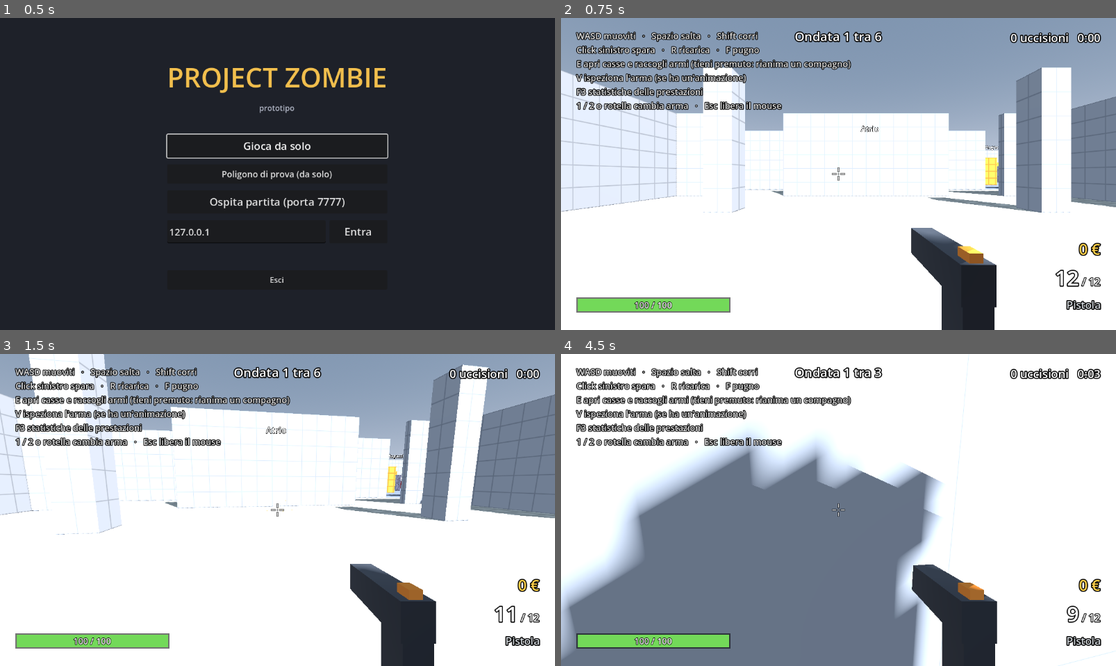
Above: before the commit, frames 1-4 (two rows, left to right).
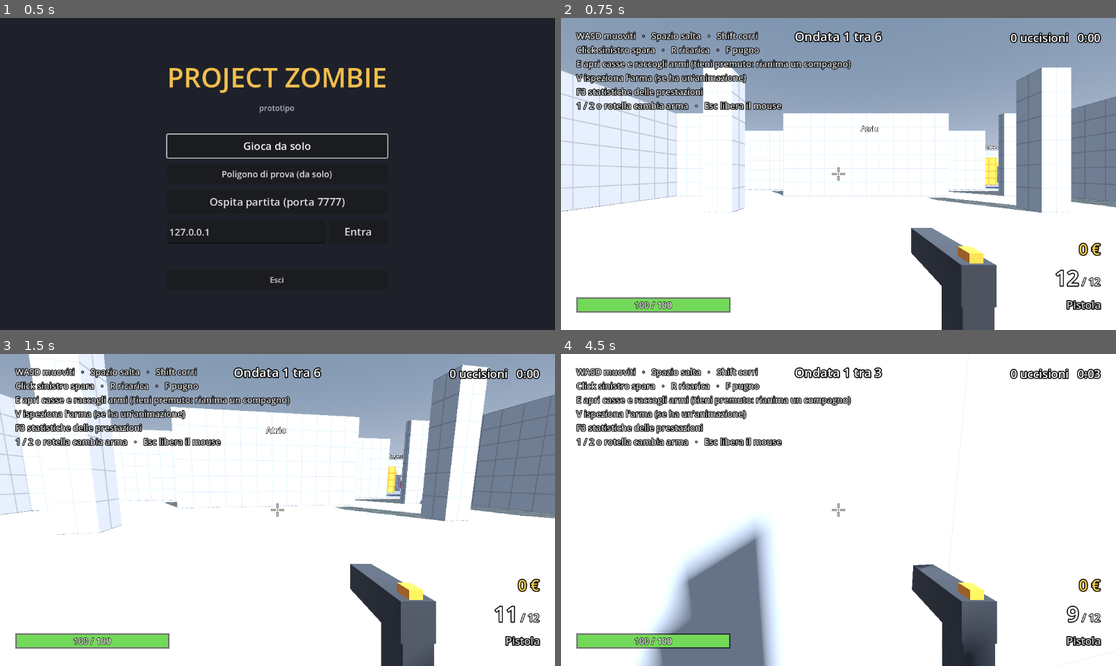
Above: after the commit, the same moments.

Repository: AntoSeguino2018/Project-Zombie
Game: Godot game, scene res://game/ui/main_menu.tscn
Two runs of this game, one before a commit and one after it. Both use one fixed random seed, a clock stepped at 60 frames per second and the inputs below.
Inputs (mouse positions are in pixels of both pictures, inside the frame that each line leads up to):
- Up to frame 1 (0.5 s): no input
- Up to frame 2 (0.75 s): click "Gioca da solo" at 0.5 s
- Up to frame 3 (1.5 s): tap Enter at 1.25 s; move the mouse to (305, 510) at 1.27 s; press the mouse at (305, 510) at 1.28 s; hold W (move_forward) from 1.28 s (still down)
- Up to frame 4 (4.5 s): keep holding W (move_forward); tap Space (jump) at 1.52, 1.82, 2.27, 2.57, 3.05, 3.6, 3.77, 4.07 s; tap F (melee) at 1.55, 2.1 s; move the mouse to (810, 510) at 2.02 s; release the mouse at (810, 510) at 2.03 s; tap Shift (sprint) at 2.3 s; move the mouse to (849, 503) at 2.77 s; hold Shift (sprint) 2.78-3.53 s; move the mouse to (832, 516) at 3.52 s; click (832, 516) at 3.8 s; move the mouse to (877, 513) at 4.27 s; press the mouse at (877, 513) at 4.28 s

Frame 1 is identical in both runs. In frame 2, 1.7% of the frame differs, in the area x 64-79%, y 69-100%; in frame 3, 1.8%; in frame 4, 35%, in the area x 0-79%, y 24-100%.

Commit message:
Personaggio N.1: fase 10, il personaggio in gioco
- Export per Godot (fase10_export.py): mesh valutate e unite in una,
  16 materiali ridotti a uno con una tavolozza in texture (14.974 triangoli,
  1 chiamata di disegno), 9 clip cotte; pugno sinistro a parte
- PlayerModel sceglie la clip dal movimento e dallo stato del giocatore
  (fermo, avanti, scatto, indietro, lati, salto, a terra, rianima) e ne
  scala la velocità, anche per i giocatori remoti
- player.tscn: il modello al posto della capsula, il braccio robotico al
  posto delle scatole del pugno; il colore del giocatore resta sul nome
- test_38 nuovo; net_combat e net_revive controllano le clip
- Scheda e RECAP aggiornati

Co-Authored-By: Claude Opus 5.5 <noreply@anthropic.com>

Diff:
--- /dev/null
+++ b/game/characters/personaggio_n1.tscn
@@ -0,0 +1,10 @@
+[gd_scene format=3]
+
+[ext_resource type="Script" path="res://game/characters/player_model.gd" id="1_script"]
+[ext_resource type="PackedScene" uid="uid://eds4mmbg1w5l" path="res://assets/models/characters/personaggio_n1.glb" id="2_model"]
+
+[node name="PersonaggioN1" type="Node3D"]
+script = ExtResource("1_script")
+
+[node name="Model" parent="." instance=ExtResource("2_model")]
+transform = Transform3D(-1, 0, 0, 0, 1, 0, 0, 0, -1, 0, 0, 0)
--- /dev/null
+++ b/game/characters/player_model.gd
@@ -0,0 +1,137 @@
+class_name PlayerModel
+extends Node3D
+## Modello in terza persona del giocatore (figlio del FpsController): sceglie la
+## clip dallo stato del giocatore (vivo, a terra, morto, mentre rianima) e da
+## come si sposta, e ne regola la velocità.
+##
+## Funziona allo stesso modo per il giocatore locale (di cui si vede solo
+## l'ombra) e per quelli remoti, di cui si conosce solo la posizione: la
+## velocità si ricava dallo spostamento tra un tick di fisica e l'altro.
+## Le clip di movimento sono sul posto e animate a una velocità nominale
+## (NOMINAL_SPEED, dalla scheda del personaggio): si riproducono più veloci o
+## più lente perché i piedi seguano il giocatore.
+
+## Clip che si ripetono; Salto si ferma sull'ultimo fotogramma, in volo.
+const LOOPED: Array[StringName] = [&"Ferma", &"Cammina", &"Corsa", &"Indietro", &"Sinistra",
+		&"Destra", &"ATerra", &"Rianima"]
+## Velocità a cui è animata ogni clip di movimento, in m/s.
+const NOMINAL_SPEED := {&"Cammina": 3.17, &"Corsa": 4.69, &"Indietro": 2.1,
+		&"Sinistra": 1.07, &"Destra": 1.07, &"ATerra": 1.5}
+## Punto del Salto in cui i piedi lasciano terra: prima c'è il piegamento, che
+## in gioco avviene già in aria.
+const JUMP_TAKEOFF := 0.25
+
+## Tempo di passaggio da una clip all'altra, in secondi.
+@export var blend_time := 0.15
+## Sotto questa velocità orizzontale (m/s) si sta fermi.
+@export var idle_speed := 0.4
+## Da questa velocità in avanti (m/s) si corre invece di camminare.
+@export var run_speed := 8.5
+## Limiti della velocità di riproduzione: oltre, le gambe girerebbero troppo
+## in fretta e si accetta che i piedi scivolino un po'.
+@export var speed_scale_range := Vector2(0.5, 2.5)
+## Velocità verticale (m/s) oltre cui un giocatore remoto è in aria.
+@export var air_vertical_speed := 1.5
+## Secondi in aria prima di passare al salto: evita il salto su scale e rampe.
+@export var air_delay := 0.12
+
+var _player: FpsController
+var _anim: AnimationPlayer
+var _clip := &""
+var _last_position := Vector3.ZERO
+var _velocity := Vector3.ZERO
+var _air_time := 0.0
+
+
+func _ready() -> void:
+	_player = get_parent() as FpsController
+	_anim = find_child("AnimationPlayer") as AnimationPlayer
+	for clip in LOOPED:
+		if _anim.has_animation(clip):
+			_anim.get_animation(clip).loop_mode = Animation.LOOP_LINEAR
+	_last_position = global_position
+	_play(&"Ferma", 1.0)
+
+
+## Clip in riproduzione.
+func current_clip() -> StringName:
+	return _clip
+
+
+## Solo ombra (il giocatore locale non vede il proprio corpo) o visibile.
+func set_shadow_only(shadow_only: bool) -> void:
+	for node in find_children("*", "GeometryInstance3D"):
+		(node as GeometryInstance3D).cast_shadow = GeometryInstance3D.SHADOW_CASTING_SETTING_SHADOWS_ONLY \
+				if shadow_only else GeometryInstance3D.SHADOW_CASTING_SETTING_ON
+
+
+func _physics_process(delta: float) -> void:
+	if _player == null:
+		return
+	var moved := (global_position - _last_position) / delta
+	_last_position = global_position
+	# Un salto di posizione (rinascita, teletrasporto) non è movimento.
+	if moved.length() < 30.0:
+		_velocity = _velocity.lerp(moved, 1.0 - exp(-12.0 * delta))
+	var local := _player.global_transform.basis.inverse() * _velocity
+	var speed := Vector2(local.x, local.z).length()
+	match _player.life:
+		FpsController.Life.DEAD:
+			_play(&"ATerra", 0.0)
+		FpsController.Life.DOWNED:
+			_play(&"ATerra", _scale_for(&"ATerra", speed, 0.0))
+		_:
+			_update_alive(local, speed, delta)
+
+
+func _update_alive(local: Vector3, speed: float, delta: float) -> void:
+	var in_air := not _player.is_on_floor() if _player.is_multiplayer_authority() \
+			else absf(local.y) > air_vertical_speed
+	_air_time = _air_time + delta if in_air else 0.0
+	if _air_time > air_delay:
+		if _clip != &"Salto":
+			_play(&"Salto", 1.0)
+			_anim.seek(JUMP_TAKEOFF, true)
+		return
+	if _is_reviving():
+		_play(&"Rianima", 1.0)
+		return
+	if speed < idle_speed:
+		_play(&"Ferma", 1.0)
+		return
+	var forward := -local.z
+	var clip: StringName
+	if absf(local.x) > absf(forward):
+		clip = &"Destra" if local.x > 0.0 else &"Sinistra"
+	elif forward > 0.0:
+		clip = &"Corsa" if speed >= run_speed else &"Cammina"
+	else:
+		clip = &"Indietro"
+	_play(clip, _scale_for(clip, speed, speed_scale_range.x))
+
+
+func _scale_for(clip: StringName, speed: float, minimum: float) -> float:
+	return clampf(speed / float(NOMINAL_SPEED[clip]), minimum, speed_scale_range.y)
+
+
+## Sta rianimando un compagno. Chi controlla il giocatore e l'host lo sanno; gli
+## altri lo deducono da un compagno a terra vicino che si sta rialzando.
+func _is_reviving() -> bool:
+	if _player.reviving() != null:
+		return true
+	if _player.is_multiplayer_authority() or multiplayer.is_server():
+		return false
+	for other in get_tree().get_nodes_in_group("players"):
+		var mate := other as FpsController
+		if mate != null and mate != _player and mate.life == FpsController.Life.DOWNED \
+				and mate.revive_progress > 0.0 \
+				and mate.global_position.distance_to(_player.global_position) <= _player.revive_distance + 0.5:
+			return true
+	return false
+
+
+func _play(clip: StringName, speed_scale: float) -> void:
+	if clip != _clip:
+		_clip = clip
+		_anim.play(clip, blend_time)
+	_anim.speed_scale = speed_scale
--- a/game/player/fps_controller.gd
+++ b/game/player/fps_controller.gd
@@ -114,11 +114,8 @@
 var _progress_send_left := 0.0
 ## Da 0 (vivo) a 1 (visuale a terra): fa crollare la camera quando si va giù.
 var _death_blend := 0.0
-## Posa da vivo del corpo, per rialzarlo alla rinascita.
-var _body_rest: Transform3D
-var _visor_rest: Transform3D
 var _name_tag_height := 0.0
-var _body_tween: Tween
+var _name_tag_tween: Tween
 ## Oggetto interagibile guardato in questo momento (null = nessuno).
 var _interact_target: Node
 ## Statistiche della run in corso, per l'HUD e la schermata di fine run.
@@ -128,8 +125,8 @@
 
 @onready var _head: Marker3D = $Head
 @onready var _camera: Camera3D = $Camera3D
-@onready var _body_mesh: MeshInstance3D = $BodyMesh
-@onready var _visor: MeshInstance3D = $Visor
+## Il modello in terza persona: sceglie da sé le animazioni dallo stato del giocatore.
+@onready var _body: PlayerModel = $Body
 @onready var _name_tag: Label3D = $NameTag
 @onready var _weapon: Weapon = $Camera3D/Weapon
 @onready var _melee: MeleeAttack = $Camera3D/Melee
@@ -152,8 +149,6 @@
 	_spawn_transform = global_transform
 	sync_position = global_position
 	sync_yaw = _yaw
-	_body_rest = _body_mesh.transform
-	_visor_rest = _visor.transform
 	_name_tag_height = _name_tag.position.y
 	_apply_player_color()
 	_name_tag.text = display_name()
@@ -173,8 +168,7 @@
 		set_process_unhandled_input(false)
 		return
 	# Il proprio corpo non si vede, ma continua a proiettare l'ombra.
-	_body_mesh.cast_shadow = GeometryInstance3D.SHADOW_CASTING_SETTING_SHADOWS_ONLY
-	_visor.cast_shadow = GeometryInstance3D.SHADOW_CASTING_SETTING_SHADOWS_ONLY
+	_body.set_shadow_only(true)
 	_name_tag.visible = false
 	_weapon.dealt_damage.connect(func(_target, _amount, killed): _hud.crosshair.show_hit(killed))
 	_weapon.fired.connect(func(): _shake = maxf(_shake, deg_to_rad(_weapon.data.camera_shake_degrees)))
@@ -483,11 +477,9 @@
 	rotation.y = lerp_angle(rotation.y, sync_yaw, weight)
 
 
+## Il modello è uguale per tutti: il colore del giocatore sta sul nome.
 func _apply_player_color() -> void:
 	var player_color := player_colors[(player_number - 1) % player_colors.size()]
-	var material := StandardMaterial3D.new()
-	material.albedo_color = player_color
-	_body_mesh.material_override = material
 	_name_tag.modulate = player_color.lightened(0.3)
 
 
@@ -652,18 +644,13 @@
 
 ## Il corpo cade a terra (lo vedono gli altri; per sé resta l'ombra) e si
 ## rialza quando si torna in piedi. Il nome di chi è a terra si vede anche
-## attraverso i muri, così i compagni lo trovano.
+## attraverso i muri, così i compagni lo trovano. Il corpo lo fa cadere il
+## modello (clip ATerra, vedi PlayerModel): qui si sistema il nome.
 func _show_dead_body(down: bool, dead := false) -> void:
-	# Disteso all'indietro, con i piedi dove stava in piedi.
-	var lying := Transform3D(Basis(Vector3.RIGHT, PI / 2.0), Vector3(0.0, 0.4, 0.0))
-	if _body_tween:
-		_body_tween.kill()
-	_body_tween = create_tween().set_parallel()
-	_body_tween.tween_property(_body_mesh, "transform", lying * _body_rest if down else _body_rest, 0.35) \
-			.set_trans(Tween.TRANS_BOUNCE if down else Tween.TRANS_QUAD).set_ease(Tween.EASE_OUT)
-	_body_tween.tween_property(_visor, "transform", lying * _visor_rest if down else _visor_rest, 0.35) \
-			.set_trans(Tween.TRANS_BOUNCE if down else Tween.TRANS_QUAD).set_ease(Tween.EASE_OUT)
-	_body_tween.tween_property(_name_tag, "position:y", _name_tag_height - 1.2 if down else _name_tag_height, 0.35)
+	if _name_tag_tween:
+		_name_tag_tween.kill()
+	_name_tag_tween = create_tween()
+	_name_tag_tween.tween_property(_name_tag, "position:y", _name_tag_height - 1.2 if down else _name_tag_height, 0.35)
 	_name_tag.text = display_name() + ("  ·  A TERRA" if down and not dead else "")
 	_name_tag.no_depth_test = down and not dead
 	# Visto attraverso i muri ha sempre la stessa grandezza: leggibile da
--- a/game/player/melee_attack.gd
+++ b/game/player/melee_attack.gd
@@ -54,6 +54,9 @@
 func _ready() -> void:
 	_fist_rest = _fist.position
 	_fist.visible = false
+	# Il braccio sta sulla camera: la sua ombra cadrebbe nel mondo dal punto sbagliato.
+	for node in _fist.find_children("*", "GeometryInstance3D"):
+		(node as GeometryInstance3D).cast_shadow = GeometryInstance3D.SHADOW_CASTING_SETTING_OFF
 
 
 func _physics_process(delta: float) -> void:
--- a/game/player/player.tscn
+++ b/game/player/player.tscn
@@ -17,25 +17,12 @@
 [ext_resource type="Shader" path="res://shared/shaders/damage_vignette.gdshader" id="11_vignette"]
 [ext_resource type="Script" path="res://game/player/melee_attack.gd" id="12_melee"]
 [ext_resource type="Script" path="res://game/run/run_inventory.gd" id="17_inventory"]
+[ext_resource type="PackedScene" path="res://game/characters/personaggio_n1.tscn" id="18_body"]
+[ext_resource type="PackedScene" uid="uid://7ucpoc5gamdw" path="res://assets/models/characters/personaggio_n1_pugno.glb" id="19_fist"]
 
 [sub_resource type="CapsuleShape3D" id="CapsuleShape3D_body"]
 radius = 0.4
 height = 1.8
-
-[sub_resource type="CapsuleMesh" id="CapsuleMesh_body"]
-radius = 0.4
-height = 1.8
-
-[sub_resource type="StandardMaterial3D" id="StandardMaterial3D_body"]
-albedo_color = Color(0.95, 0.55, 0.2, 1)
-
-[sub_resource type="StandardMaterial3D" id="StandardMaterial3D_visor"]
-shading_mode = 0
-albedo_color = Color(0.15, 0.9, 1, 1)
-
-[sub_resource type="BoxMesh" id="BoxMesh_visor"]
-material = SubResource("StandardMaterial3D_visor")
-size = Vector3(0.5, 0.12, 0.1)
 
 [sub_resource type="SceneReplicationConfig" id="SceneReplicationConfig_net"]
 properties/0/path = NodePath(".:sync_position")
@@ -48,17 +35,6 @@
 properties/2/spawn = false
 properties/2/replication_mode = 1
 
-[sub_resource type="StandardMaterial3D" id="StandardMaterial3D_skin"]
-albedo_color = Color(0.93, 0.74, 0.6, 1)
-
-[sub_resource type="BoxMesh" id="BoxMesh_fist"]
-material = SubResource("StandardMaterial3D_skin")
-size = Vector3(0.1, 0.1, 0.12)
-
-[sub_resource type="BoxMesh" id="BoxMesh_sleeve"]
-material = SubResource("StandardMaterial3D_body")
-size = Vector3(0.08, 0.08, 0.26)
-
 [sub_resource type="ShaderMaterial" id="ShaderMaterial_vignette"]
 shader = ExtResource("11_vignette")
 shader_parameter/tint = Color(0.85, 0.05, 0.05, 1)
@@ -87,14 +63,7 @@
 transform = Transform3D(1, 0, 0, 0, 1, 0, 0, 0, 1, 0, 0.9, 0)
 shape = SubResource("CapsuleShape3D_body")
 
-[node name="BodyMesh" type="MeshInstance3D" parent="."]
-transform = Transform3D(1, 0, 0, 0, 1, 0, 0, 0, 1, 0, 0.9, 0)
-mesh = SubResource("CapsuleMesh_body")
-surface_material_override/0 = SubResource("StandardMaterial3D_body")
-
-[node name="Visor" type="MeshInstance3D" parent="."]
-transform = Transform3D(1, 0, 0, 0, 1, 0, 0, 0, 1, 0, 1.55, -0.36)
-mesh = SubResource("BoxMesh_visor")
+[node name="Body" parent="." instance=ExtResource("18_body")]
 
 [node name="NameTag" type="Label3D" parent="."]
 transform = Transform3D(1, 0, 0, 0, 1, 0, 0, 0, 1, 0, 2.2, 0)
@@ -137,14 +106,8 @@
 [node name="Fist" type="Node3D" parent="Camera3D/Melee"]
 transform = Transform3D(1, 0, 0, 0, 1, 0, 0, 0, 1, -0.22, -0.3, -0.25)
 
-[node name="Hand" type="MeshInstance3D" parent="Camera3D/Melee/Fist"]
-cast_shadow = 0
-mesh = SubResource("BoxMesh_fist")
-
-[node name="Sleeve" type="MeshInstance3D" parent="Camera3D/Melee/Fist"]
-transform = Transform3D(1, 0, 0, 0, 1, 0, 0, 0, 1, 0, 0, 0.18)
-cast_shadow = 0
-mesh = SubResource("BoxMesh_sleeve")
+[node name="Arm" parent="Camera3D/Melee/Fist" instance=ExtResource("19_fist")]
+transform = Transform3D(0.9659, 0, -0.2588, -0.0449, 0.9848, -0.1677, 0.2549, 0.1736, 0.9513, 0, 0, 0)
 
 [node name="Hud" type="CanvasLayer" parent="."]
 script = ExtResource("9_hud")
--- a/tests/net_combat.gd
+++ b/tests/net_combat.gd
@@ -140,8 +140,8 @@
 	var other_health := HealthComponent.of(other)
 	other_health.take_damage(1000.0)
 	await wait_seconds(0.6)
-	var body: MeshInstance3D = other.get_node("BodyMesh")
-	check("il giocatore a terra è disteso", absf(body.rotation.x) > 1.2 and other.life == FpsController.Life.DOWNED, "rot=%.2f" % body.rotation.x)
+	var body: PlayerModel = other.get_node("Body")
+	check("il giocatore a terra è disteso", body.current_clip() == &"ATerra" and other.life == FpsController.Life.DOWNED, "clip=%s" % body.current_clip())
 	# L'host lo rianima tenendo premuto E.
 	move_to(me, other.global_position + Vector3(1.2, 0, 0))
 	Input.action_press("interact")
@@ -149,7 +149,7 @@
 	Input.action_release("interact")
 	check("l'host lo rianima in 3 s, con il 40% della vita", revived and is_equal_approx(other_health.current, 40.0), "vita=%.0f" % other_health.current)
 	await wait_seconds(0.6)
-	check("e si rialza", absf(body.rotation.x) < 0.05, "rot=%.2f" % body.rotation.x)
+	check("e si rialza", body.current_clip() != &"ATerra", "clip=%s" % body.current_clip())
 	move_to(me, Vector3(0, 0.1, 0))
 
 	# 5) Il client cade fuori dal livello: l'host lo fa morire, rinasce a fine ondata.
--- a/tests/net_revive.gd
+++ b/tests/net_revive.gd
@@ -28,6 +28,11 @@
 func wait_seconds(seconds: float) -> void:
 	for i in int(seconds * 60.0):
 		await physics_frame
+
+
+## Clip del modello in terza persona del giocatore.
+func body_clip(player: FpsController) -> StringName:
+	return (player.get_node("Body") as PlayerModel).current_clip()
 
 
 func move_to(player: FpsController, where: Vector3, yaw := 0.0) -> void:
@@ -75,6 +80,9 @@
 	var other: FpsController = players.get_children().filter(func(n): return n.name != "1")[0]
 	run.set_physics_process(true)
 	check("l'host è a terra", me.life == FpsController.Life.DOWNED)
+	# L'host sa chi lo rianima: il modello del client fa la clip Rianima.
+	var reviving := await wait_until(func(): return body_clip(other) == &"Rianima", 15.0)
+	check("l'host vede il client che lo rianima", reviving, "clip=%s" % body_clip(other))
 	var up := await wait_until(func(): return me.is_standing(), 15.0)
 	check("il client rianima l'host", up and is_equal_approx(HealthComponent.of(me).current, 40.0),
 			"vita=%.0f" % HealthComponent.of(me).current)
@@ -101,6 +109,8 @@
 	var host: FpsController = players.get_node("1")
 	var seen := await wait_until(func(): return host.life == FpsController.Life.DOWNED, 3.0)
 	check("entrando si vede l'host già a terra", seen)
+	await wait_seconds(0.2)
+	check("disteso (clip ATerra)", body_clip(host) == &"ATerra", "clip=%s" % body_clip(host))
 	check("con la scritta sopra la testa", host._name_tag.text.ends_with("A TERRA"), host._name_tag.text)
 	await wait_seconds(0.5)
 	move_to(me, host.global_position + Vector3(1.5, 0, 0), PI / 2.0)
@@ -110,6 +120,7 @@
 	await wait_seconds(1.5)
 	check("barra della rianimazione a metà", me._hud._revive_bar.visible and me._hud._revive_bar.value > 0.25 \
 			and me._hud._revive_bar.value < 0.75, "%.2f" % me._hud._revive_bar.value)
+	check("in ginocchio a rianimare (clip Rianima)", body_clip(me) == &"Rianima", "clip=%s" % body_clip(me))
 	var up := await wait_until(func(): return host.is_standing(), 3.0)
 	Input.action_release("interact")
 	check("l'host si rialza", up)
--- /dev/null
+++ b/tests/test_38.gd
@@ -0,0 +1,145 @@
+extends SceneTree
+# Personaggio N.1 sul giocatore: modello unico (una mesh, un materiale, nove
+# clip), girato verso -Z, solo ombra per il giocatore locale; clip scelte dal
+# movimento (fermo, avanti, scatto, indietro, lati, salto) e dallo stato (a
+# terra, rialzato); pugno in prima persona con il braccio robotico.
+var failures := 0
+var level: Node
+var p: FpsController
+var body: PlayerModel
+
+
+func check(name: String, ok: bool, info: String = "") -> void:
+	print(("PASS " if ok else "FAIL ") + name + "  " + info)
+	if not ok: failures += 1
+
+
+func frames(n: int) -> void:
+	for i in n: await physics_frame
+
+
+func seconds(s: float) -> void:
+	await frames(int(s * 60.0))
+
+
+func move_to(where: Vector3, yaw := 0.0) -> void:
+	p.global_position = where
+	p.velocity = Vector3.ZERO
+	p._yaw = yaw
+	p._pitch = 0.0
+	p.rotation.y = yaw
+	p.reset_physics_interpolation()
+
+
+func anim() -> AnimationPlayer:
+	return body.find_child("AnimationPlayer") as AnimationPlayer
+
+
+func _initialize() -> void:
+	level = load("res://game/levels/test_level.tscn").instantiate()
+	root.add_child(level)
+	current_scene = level
+	await process_frame
+	level.get_node("Waves").free()
+	for d in level.get_node("Dummies").get_children(): d.free()
+	p = level.get_node("Players/1")
+	body = p.get_node("Body") as PlayerModel
+	HealthComponent.of(p).damage_filter = func(_a, _s, _h): return 0.0
+	await frames(5)
+	test_model()
+	await test_moves()
+	await test_down()
+	await test_fist()
+	print("RISULTATO: %d errori" % failures)
+	quit(1 if failures > 0 else 0)
+
+
+func test_model() -> void:
+	check("il giocatore ha il modello del Personaggio N.1", body != null)
+	var meshes := body.find_children("*", "MeshInstance3D")
+	check("una mesh sola", meshes.size() == 1, "%d" % meshes.size())
+	var mesh := meshes[0] as MeshInstance3D
+	check("un materiale solo", mesh.mesh.get_surface_count() == 1, "%d" % mesh.mesh.get_surface_count())
+	var height := mesh.get_aabb().size.y
+	check("alto circa 1,75 m", absf(height - 1.75) < 0.05, "%.3f" % height)
+	var names := anim().get_animation_list()
+	var all := ["Ferma", "Cammina", "Corsa", "Indietro", "Sinistra", "Destra", "Salto", "ATerra", "Rianima"]
+	check("nove clip", all.all(func(n): return names.has(n)), str(names))
+	check("i cicli si ripetono, il salto no", anim().get_animation(&"Cammina").loop_mode == Animation.LOOP_LINEAR \
+			and anim().get_animation(&"Salto").loop_mode == Animation.LOOP_NONE)
+	check("per sé si vede solo l'ombra",
+			mesh.cast_shadow == GeometryInstance3D.SHADOW_CASTING_SETTING_SHADOWS_ONLY)
+	# Guarda dove guarda il giocatore (-Z): la punta del piede è davanti al tallone.
+	var skeleton := body.find_child("Skeleton3D") as Skeleton3D
+	var toe := p.to_local(skeleton.to_global(skeleton.get_bone_global_rest(skeleton.find_bone("toe.L")).origin))
+	var foot := p.to_local(skeleton.to_global(skeleton.get_bone_global_rest(skeleton.find_bone("foot.L")).origin))
+	check("girato verso -Z", toe.z < foot.z - 0.05, "punta %.2f, caviglia %.2f" % [toe.z, foot.z])
+	check("con i piedi a terra", absf(p.to_local(mesh.to_global(mesh.get_aabb().position)).y) < 0.03)
+
+
+## Tiene premute le azioni per un po' e restituisce la clip e la velocità di riproduzione.
+func hold(actions: Array, s: float) -> Array:
+	for a in actions: Input.action_press(a)
+	await seconds(s)
+	var out := [body.current_clip(), anim().speed_scale]
+	for a in actions: Input.action_release(a)
+	await seconds(0.4)
+	move_to(Vector3(0, 0.1, 0))
+	await seconds(0.3)
+	return out
+
+
+func test_moves() -> void:
+	move_to(Vector3(0, 0.1, 0))
+	await seconds(0.6)
+	check("fermo: Ferma", body.current_clip() == &"Ferma", body.current_clip())
+	var r := await hold(["move_forward"], 0.5)
+	check("avanti: Cammina, accelerata per i 7 m/s", r[0] == &"Cammina" and r[1] > 1.8, "%s %.2f" % r)
+	r = await hold(["move_forward", "sprint"], 0.5)
+	check("scatto: Corsa", r[0] == &"Corsa" and r[1] > 1.8, "%s %.2f" % r)
+	r = await hold(["move_back"], 0.5)
+	check("indietro: Indietro", r[0] == &"Indietro", "%s %.2f" % r)
+	r = await hold(["move_left"], 0.5)
+	check("a sinistra: Sinistra (velocità al limite)", r[0] == &"Sinistra" and is_equal_approx(r[1], 2.5), "%s %.2f" % r)
+	r = await hold(["move_right"], 0.5)
+	check("a destra: Destra", r[0] == &"Destra", "%s %.2f" % r)
+	Input.action_press("jump")
+	await seconds(0.3)
+	Input.action_release("jump")
+	check("salto: Salto, partito dallo stacco", body.current_clip() == &"Salto" \
+			and anim().current_animation_position >= PlayerModel.JUMP_TAKEOFF, body.current_clip())
+	await seconds(1.5)
+	check("atterrato: di nuovo Ferma", body.current_clip() == &"Ferma", body.current_clip())
+
+
+func test_down() -> void:
+	# Da soli, a terra si perderebbe la run: qui serve solo la posa.
+	RunManager.of(level).set_physics_process(false)
+	p._host_set_life(FpsController.Life.DOWNED)
+	await seconds(0.3)
+	check("a terra: ATerra, ferma se non si striscia", body.current_clip() == &"ATerra" and anim().speed_scale < 0.05,
+			"%s %.2f" % [body.current_clip(), anim().speed_scale])
+	Input.action_press("move_forward")
+	await seconds(0.6)
+	check("strisciando la clip va (1,5 m/s = velocità nominale)", absf(anim().speed_scale - 1.0) < 0.15,
+			"%.2f" % anim().speed_scale)
+	Input.action_release("move_forward")
+	p.host_revive()
+	await seconds(0.4)
+	check("rialzato: non più ATerra", body.current_clip() != &"ATerra" and p.is_standing(), body.current_clip())
+
+
+func test_fist() -> void:
+	var fist := p.get_node("Camera3D/Melee/Fist") as Node3D
+	var arm := fist.find_children("*", "MeshInstance3D")
+	check("pugno con il braccio robotico (una mesh)", arm.size() == 1, "%d" % arm.size())
+	if arm.size() == 1:
+		var mesh := arm[0] as MeshInstance3D
+		check("senza ombra", mesh.cast_shadow == GeometryInstance3D.SHADOW_CASTING_SETTING_OFF)
+		var size := mesh.get_aabb().size
+		check("avambraccio lungo circa 39 cm, verso la camera", size.z > 0.35 and size.x < 0.15, str(size))
+	check("nascosto finché non si tira un pugno", not fist.visible)
+	# Senza finestra il mouse non è catturato e il tasto non arriva: si lancia l'animazione.
+	p._melee._animate()
+	await frames(3)
+	check("visibile durante il pugno", fist.visible)
Binary file added: assets/models/characters/personaggio_n1.glb
Not shown, added: assets/models/characters/personaggio_n1.glb.import
Binary file added: assets/models/characters/personaggio_n1_T_N1_MetalloRuvido.png
Not shown, added: assets/models/characters/personaggio_n1_T_N1_MetalloRuvido.png.import
Binary file added: assets/models/characters/personaggio_n1_T_N1_Tavolozza.png
Not shown, added: assets/models/characters/personaggio_n1_T_N1_Tavolozza.png.import
Binary file added: assets/models/characters/personaggio_n1_pugno.glb
Not shown, added: assets/models/characters/personaggio_n1_pugno.glb.import
Binary file added: assets/models/characters/personaggio_n1_pugno_T_N1_MetalloRuvido.png
Not shown, added: assets/models/characters/personaggio_n1_pugno_T_N1_MetalloRuvido.png.import
Binary file added: assets/models/characters/personaggio_n1_pugno_T_N1_Tavolozza.png
Not shown, added: assets/models/characters/personaggio_n1_pugno_T_N1_Tavolozza.png.import
(and 4 more such lines)
